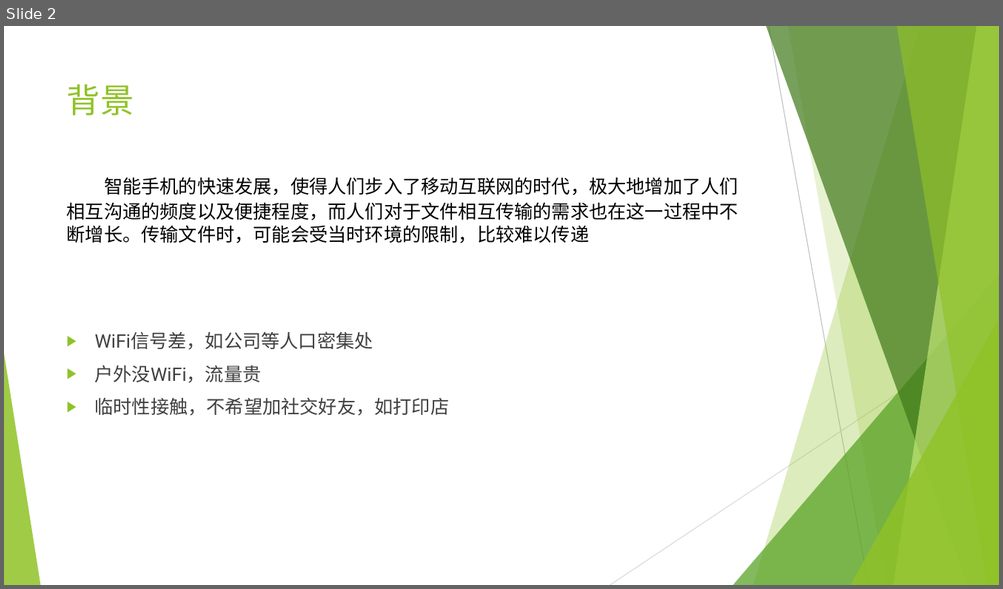
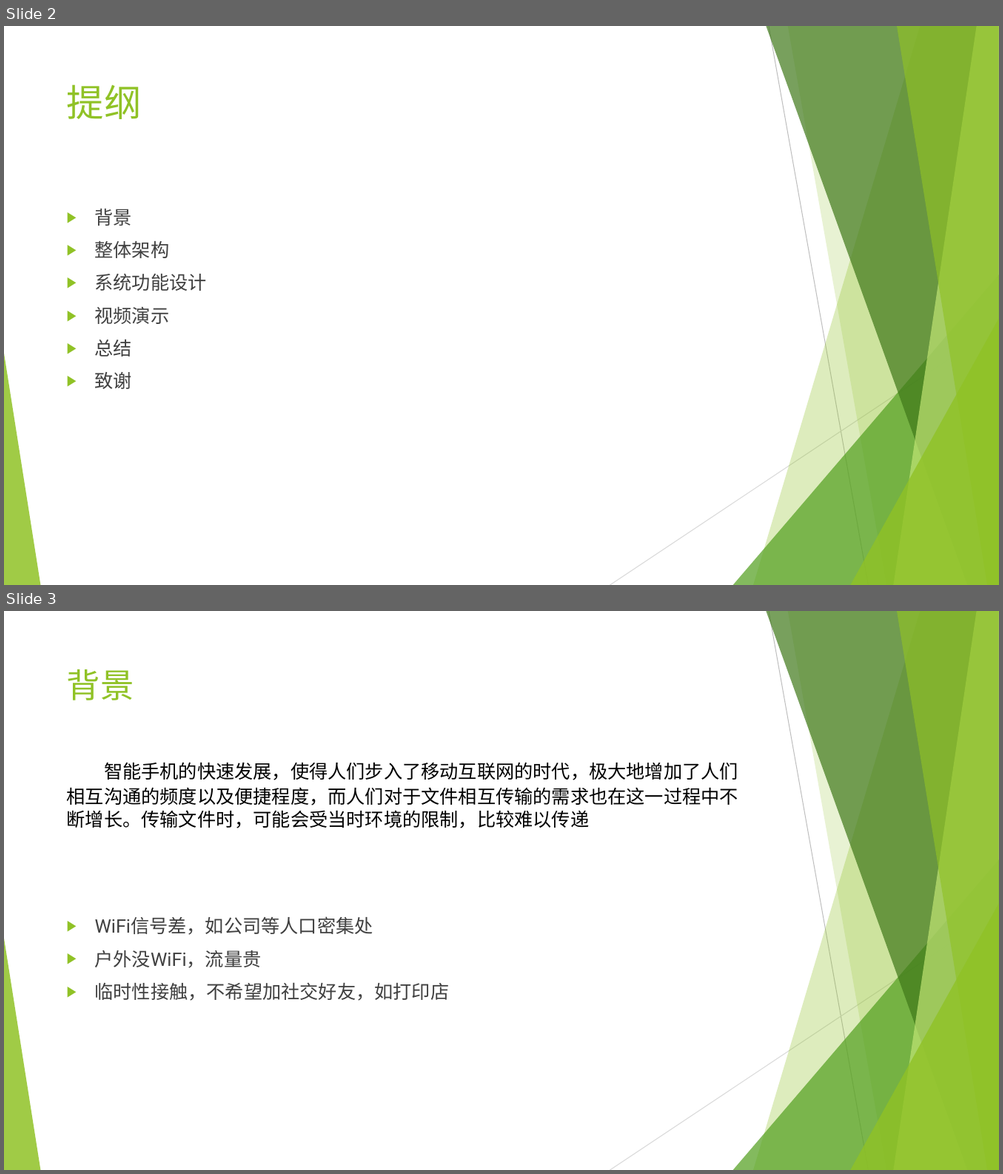
Before and after one commit to taozh1218/bishe, a slide deck: 毕设答辩.pptx. Shown one above the other, each under a label of ours: slide 2 before the commit, slides 2 and 3 after it. The pictures are 1003x589 and 1003x1174 pixels, drawn with LibreOffice and Linux fonts; fonts in the diff are those of the drawing. Boxes give left, top, right and bottom in pixels: in the first picture for what was removed or moved away, otherwise in the second. Text is boxed around its words. In the diff, an @@ line names an element or a change of style, - is before the commit and + after.

```diff
--- a/毕设答辩.pptx
+++ b/毕设答辩.pptx
@@ slide 2 added at (x1=4, y1=26, x2=999, y2=585), background #FFFFFF; not listed: 10 template elements that a slide beside it also shows @@
@@ title added at (x1=67, y1=84, x2=142, y2=119), 36 pt, text #90C226 @@
+提纲
@@ text added at (x1=95, y1=209, x2=207, y2=389), 18 pt, text #404040 @@
+▶ 背景
+▶ 整体架构
+▶ 系统功能设计
+▶ 视频演示
+▶ 总结
+▶ 致谢
@@ what was slide 2 is now slide 3 @@
```
Also in this commit, not shown: 4 slides changed, 3 other slides added, 38 other files.
